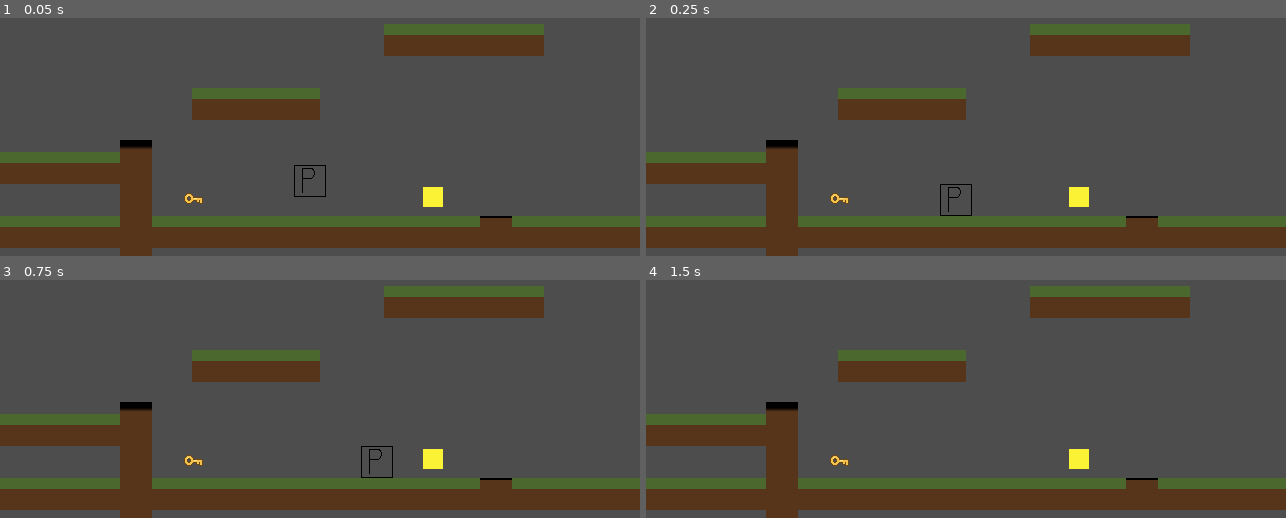
Above: before the commit, frames 1-4 (two rows, left to right).
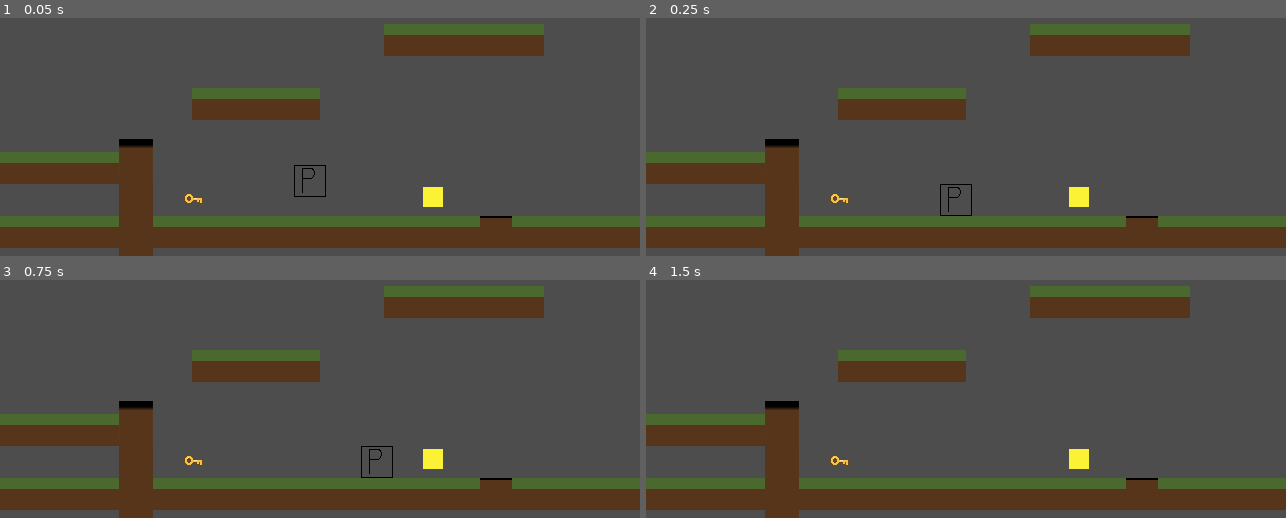
Above: after the commit, the same moments.

Repository: Kingslayer059/devlup-jam-2026
Game: Godot game, scene res://scenes/dummy/player/key_test.tscn
The game is run twice, just before and just after one commit, with the same random seed, the same clock (stepped at 60 frames per second) and the same inputs. This scene is started directly instead of the project's main scene.
Inputs:
- Up to frame 1 (0.05 s): no input
- Up to frame 2 (0.25 s): no input
- Up to frame 3 (0.75 s): tap Enter at 0.5 s; hold Right (move_right) from 0.53 s (still down); tap E (interact) at 0.6 s
- Up to frame 4 (1.5 s): keep holding Right (move_right); tap Space (jump) at 0.77, 1.25 s; tap E (interact) at 1.35 s

The runs differ from the first frame. In frame 1, 0.2% of the frame differs, in the area x 18-24%, y 50-100%; in frame 2, 0.2%; in frame 3, 0.2%; in frame 4, 0.2%.

Commit message:
Fixed carrying after using a key

Diff:
--- a/classes/global.gd
+++ b/classes/global.gd
@@ -1,7 +1,6 @@
 extends Node
 
 signal player_carry(item: Interactable, scene: PackedScene)
-signal player_plant
 
 var player: Player
 var is_present: bool
--- a/scenes/dummy/player/key_test.tscn
+++ b/scenes/dummy/player/key_test.tscn
@@ -22,3 +22,4 @@
 
 [node name="KeyGate" parent="." unique_id=1522181517 instance=ExtResource("5_r52vg")]
 position = Vector2(136, 305)
+scale = Vector2(1.0606228, 3.8875213)
--- a/scenes/ground/key_gate/key_gate.gd
+++ b/scenes/ground/key_gate/key_gate.gd
@@ -1,6 +1,7 @@
 extends ShapedInteractable
 
 func interact() -> void:
-	if Global.player.is_carrying and Global.player.current_item is KeyItem:
+	if Global.player.current_item is KeyItem:
 		Global.player.current_item.queue_free();
 		queue_free();
+		Global.player.current_item = null;
--- a/scenes/ground/plantable_area/plantable_area.gd
+++ b/scenes/ground/plantable_area/plantable_area.gd
@@ -4,12 +4,12 @@
 	if Global.is_present:
 		return
 
-	if Global.player.is_carrying and Global.player.current_item is Seed:
-		Global.player_plant.emit()
+	if Global.player.current_item is Seed:
 		var seed_item: Seed = Global.player.current_item as Seed
 		seed_item.queue_free()
 
 		var seed_scene: PackedScene = load(seed_item.scene_file_path);
 		var new_seed: Seed = seed_scene.instantiate();
 		new_seed.planted = true
-		add_child(new_seed)
+		add_child(new_seed);
+		Global.player.current_item = null;
--- a/scenes/player/player.gd
+++ b/scenes/player/player.gd
@@ -8,7 +8,6 @@
 @onready var interact: Area2D = %Interact
 @onready var reach: CollisionShape2D = $Interact/CollisionShape2D
 
-var is_carrying := false
 var direction: Vector2:
 	set(_direction):
 		direction = _direction
@@ -22,7 +21,6 @@
 func _ready() -> void:
 	Global.player = self
 	Global.player_carry.connect(on_player_carry)
-	Global.player_plant.connect(on_player_plant)
 
 func _physics_process(_delta: float) -> void:
 	if !is_on_floor():
@@ -44,16 +42,11 @@
 
 
 func on_player_carry(item: Item, scene: PackedScene) -> void:
-	if is_carrying:
-		return
-	is_carrying = true
+	if current_item != null:
+		return;
 	item.queue_free()
-	get_node(item.get_path())
 
 	var new_item: Item = scene.instantiate()
 	add_child(new_item)
 	new_item.position = Vector2(0, -20)
 	current_item = new_item
-
-func on_player_plant() -> void:
-	is_carrying = false
